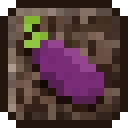
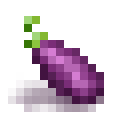
Comparing the layer stacks of the two 128 × 128 images. Changes:
painted on "Stem" over bbox(24, 16, 40, 48)
removed layer "Layer 7" (was 60%) from group "Eggplant" over bbox(40, 40, 48, 48)
renamed "Layer 4" to "Highlights", painted on it over bbox(40, 40, 96, 96)
renamed "Layer 6" to "Edge Shadow", painted on it over bbox(32, 40, 104, 104)
renamed "Layer 5" to "Shadow", opacity 50% → 80%, blend normal → hard light, moved it below "Base", painted on it over bbox(8, 72, 104, 112)
removed layer "Layer 3" from group "Eggplant" over bbox(32, 48, 96, 104)
hid group "Soul Sand Frame" (3 layers) over bbox(0, 0, 128, 128)
hid "Frame" (2nd of 3, in "Soul Sand Frame") over bbox(0, 0, 128, 128)
hid "Frame Shading" (2nd of 3, in "Soul Sand Frame") over bbox(8, 8, 120, 120)
painted on "Soul Sand" (2nd of 2, in "Soul Sand Frame"), unmasked it over bbox(0, 0, 128, 128)
